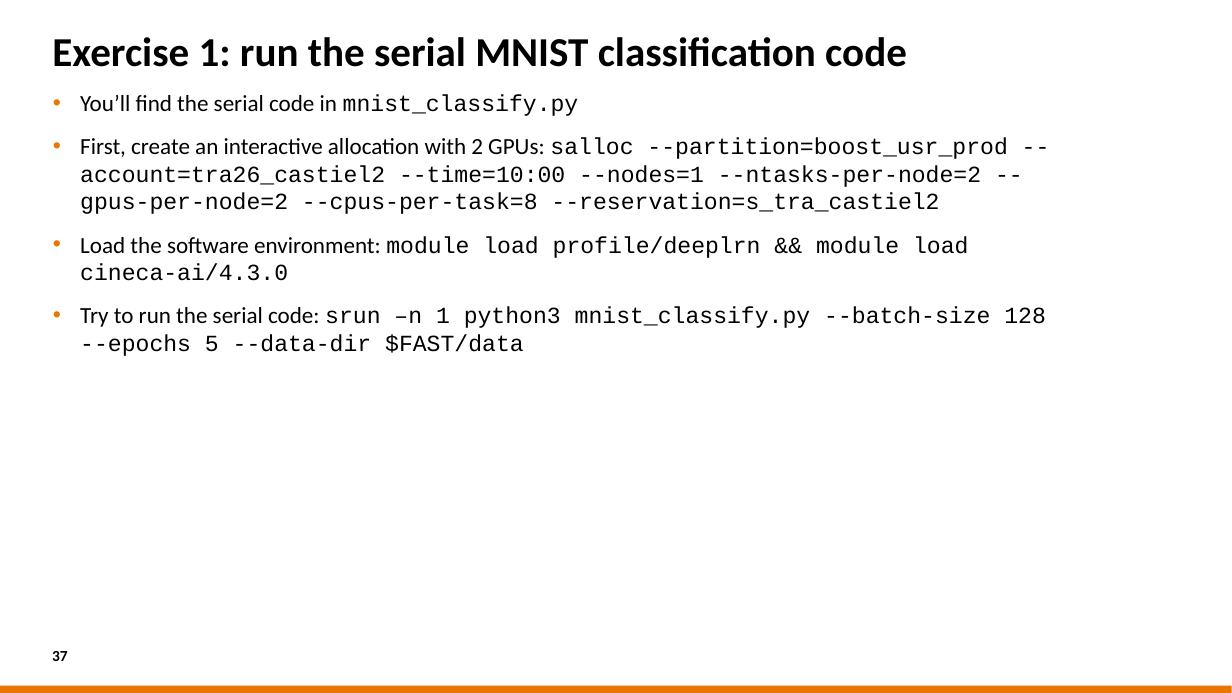
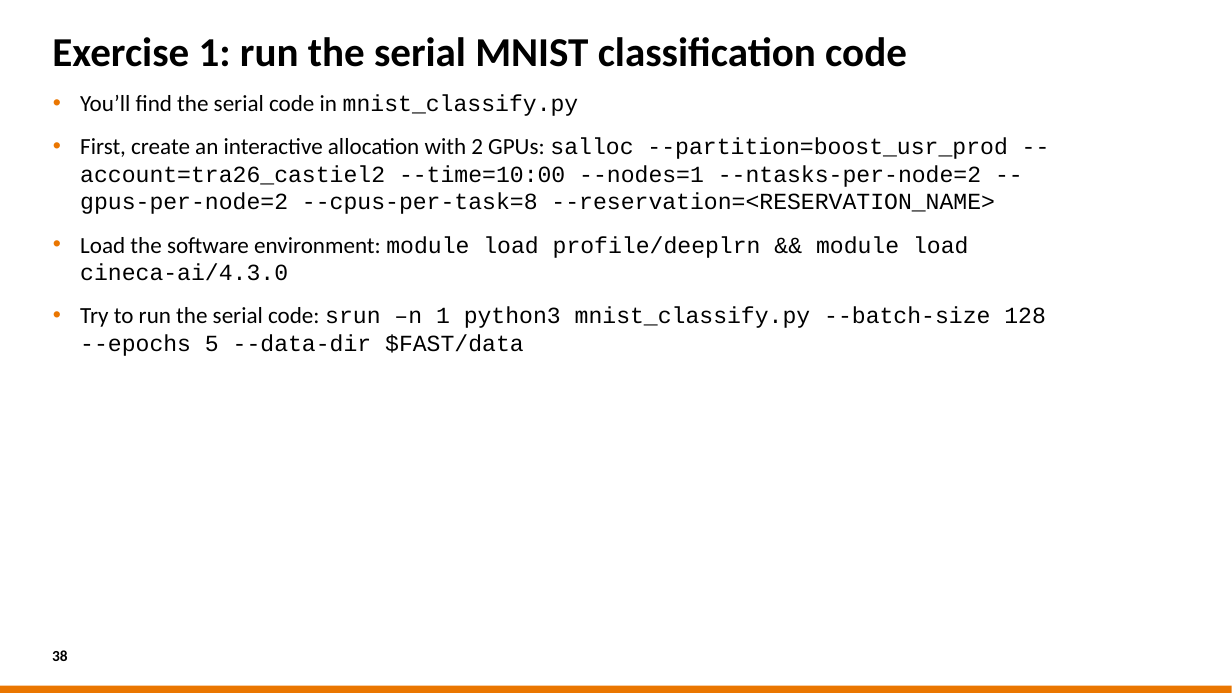
Before and after one commit to tatianawoller/castiel-multi-gpu-ai, a slide deck: slide 38 of content/nl/slides/2026-02-03_EuroCC_PyTorch_DDP.pptx (slide 37 before the commit). Drawn at 1232x693 pixels with LibreOffice and Linux fonts; fonts in the diff are those of the drawing; background and template pictures are left out. Boxes give left, top, right and bottom in pixels: in the first picture for what was removed or moved away, otherwise in the second. Text is boxed around its words. In the diff, an @@ line names an element or a change of style, - is before the commit and + after.

```diff
--- a/content/nl/slides/2026-02-03_EuroCC_PyTorch_DDP.pptx
+++ b/content/nl/slides/2026-02-03_EuroCC_PyTorch_DDP.pptx
@@ text at bbox=[80, 137, 1007, 214]: text changed @@
-• First, create an interactive allocation with 2 GPUs: salloc --partition=boost_usr_prod --account=tra26_castiel2 --time=10:00 --nodes=1 --ntasks-per-node=2 --gpus-per-node=2 --cpus-per-task=8 --reservation=s_tra_castiel2
+• First, create an interactive allocation with 2 GPUs: salloc --partition=boost_usr_prod --account=tra26_castiel2 --time=10:00 --nodes=1 --ntasks-per-node=2 --gpus-per-node=2 --cpus-per-task=8 --reservation=<RESERVATION_NAME>
@@ page number at bbox=[52, 650, 68, 661]: text changed @@
-37
+38
```
Also in this commit, not shown: 3 other slides changed, 1 slide added, 1 other file.
